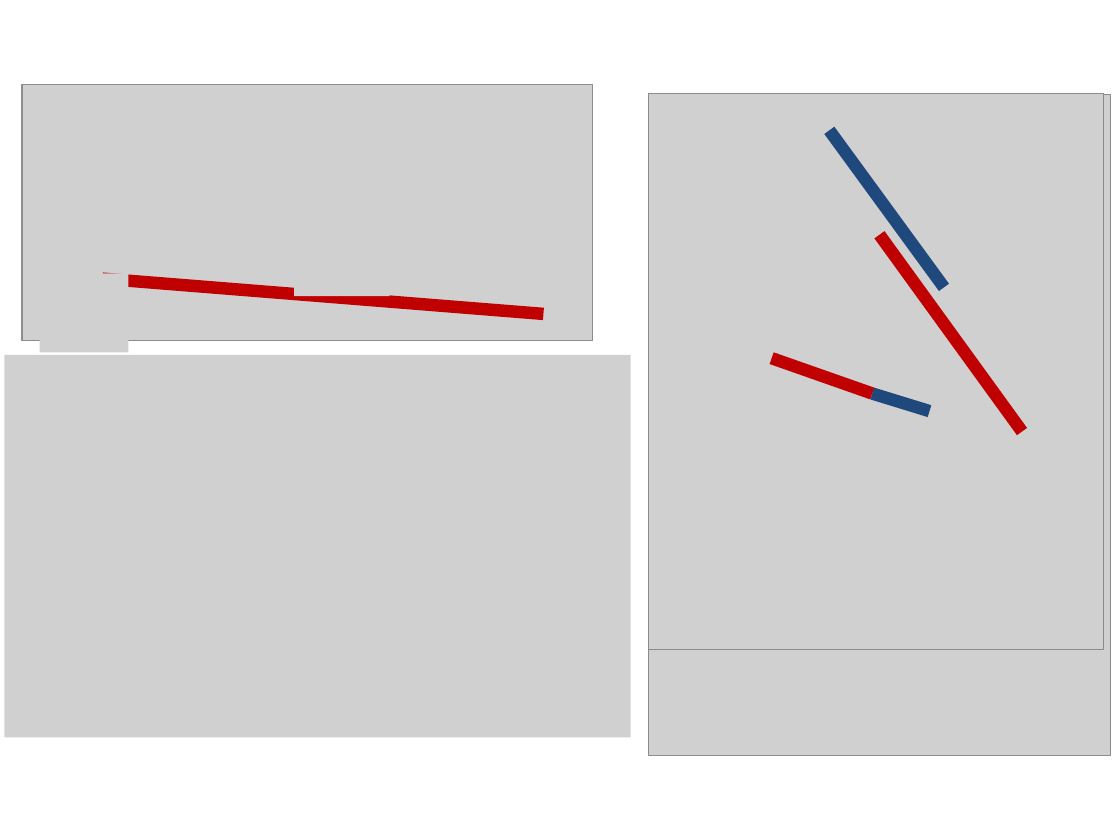
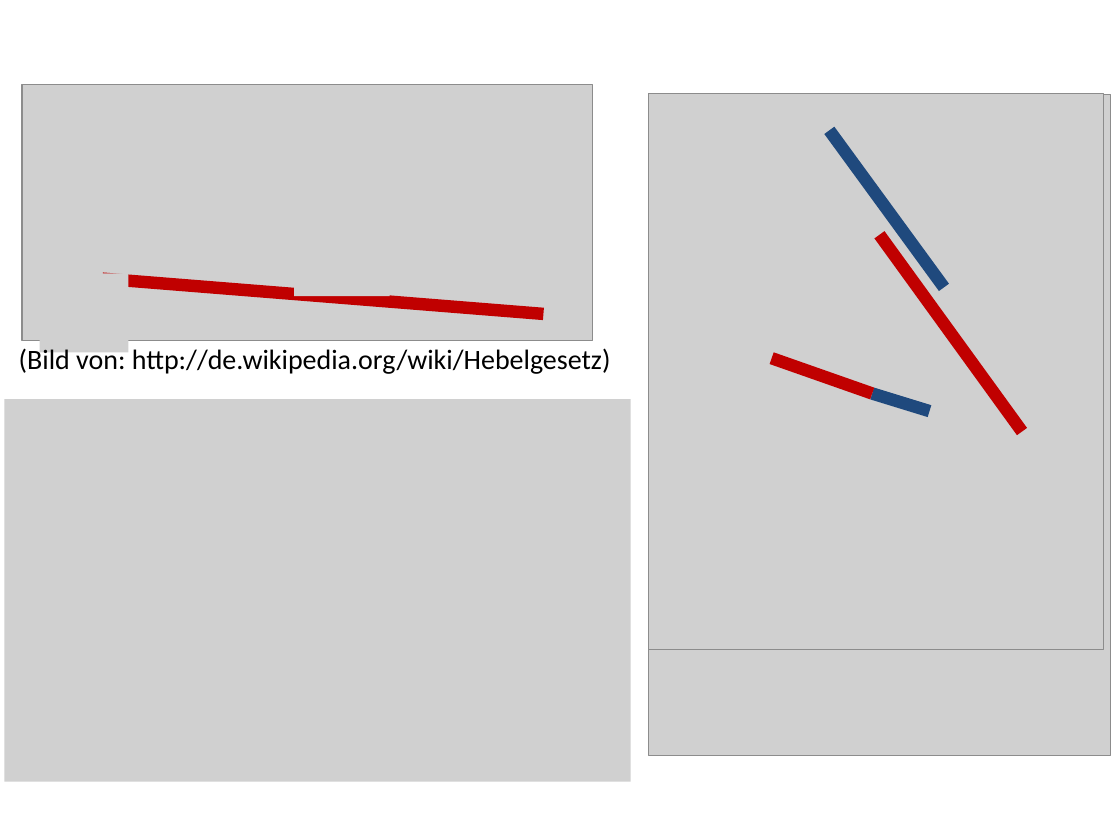
Before and after one commit to keale/Physik_in_Aikido, a slide deck: slide 7 of LNdW2013 physik in Aikido/LNdW2013 Physik in Aikido.pptx. Drawn at 1120x840 pixels with LibreOffice and Linux fonts; fonts in the diff are those of the drawing; grey boxes stand for pictures; background and template pictures are left out. Boxes give left, top, right and bottom in pixels: in the first picture for what was removed or moved away, otherwise in the second. Text is boxed around its words. In the diff, an @@ line names an element or a change of style, - is before the commit and + after.

```diff
--- a/LNdW2013 physik in Aikido/LNdW2013 Physik in Aikido.pptx
+++ b/LNdW2013 physik in Aikido/LNdW2013 Physik in Aikido.pptx
@@ text added at (19, 345, 611, 374), 18 pt, text #000000 @@
+(Bild von: http://de.wikipedia.org/wiki/Hebelgesetz)
@@ picture: place and size @@
-picture at (4, 355, 631, 738)
+picture at (4, 399, 631, 782)
```
Also in this commit, not shown: 4 other slides changed.
